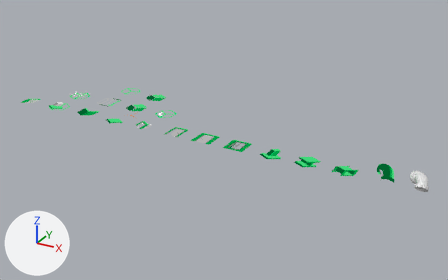
The Blender file src/blenderbim/blenderbim_icons.blend, before and after one commit.
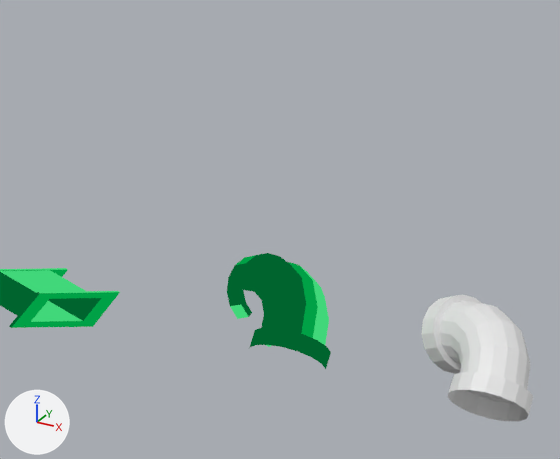
The first picture shows the older version from a 50 mm camera at (8.2, -31.2, 16.0) aimed at (-10.6, 2.9, -1.0). The close-ups show both versions on the part from 76% to 97% of the width and 43% to 71% of the height of that picture; other places that the commit changed are outside them. The lights are fixed; the arrows at lower left show +X, +Y and +Z.
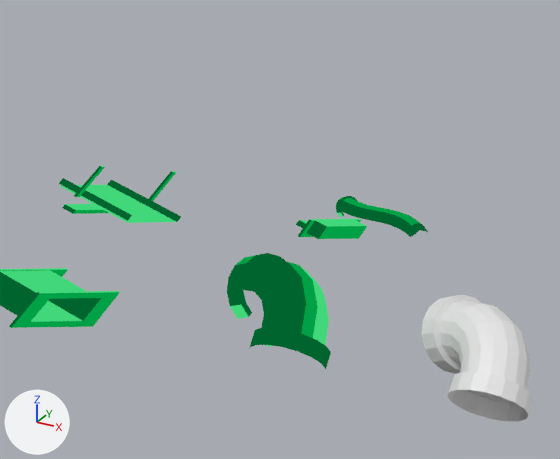
Where the change shows, as pixel boxes [x1, y1, x2, y2] in the close-ups (560 x 459 px):
'Cube.028', added: after [59, 166, 181, 223]
    faces in mat_green_light: [59, 166, 176, 223]
    faces in mat_green_dark: [59, 166, 181, 222]
    faces in mat_green_mid: [73, 167, 176, 214]
'Cube.029', added: after [296, 196, 428, 239]
    faces in mat_green_dark: [296, 196, 428, 239]
    faces in mat_green_mid: [300, 197, 421, 239]
    faces in mat_green_light: [300, 213, 366, 227]

Patch to the scene script:
```diff
--- a/src/blenderbim/blenderbim_icons.blend.py
+++ b/src/blenderbim/blenderbim_icons.blend.py
@@ me_circle_021 @@
+me_circle_021.from_pydata([(-1.0, -1.0, 0.0), (1.0, -1.0, 0.0), (-1.0, 1.0, 0.0), (1.0, 1.0, 0.0), (-0.79, -0.79, 0.0), (0.79, -0.79, 0.0), (-0.79, 0.79, 0.0), (0.79, 0.79, 0.0)], [(2, 0), (0, 1), (1, 3), (3, 2), (6, 4), (4, 5), (5, 7), (7, 6)], [])
+me_circle_021.materials.append(mat_theme_general_base_004)
@@ me_cube_030 @@
+me_cube_030.from_pydata(...)  # 158 vertices, 104 faces, 4 loose edges; spans x 2.326..3.696, y 0.652..1.53, z -0.169..0.449
+# faces by material slot: [15, 47, 42]
+me_cube_030.materials.append(mat_green_light)
+me_cube_030.materials.append(mat_green_dark)
+me_cube_030.materials.append(mat_green_mid)
@@ me_cube_028 @@
+me_cube_028.from_pydata(...)  # 35 vertices, 12 faces, 2 loose edges; spans x 2.33..3.68, y 0.34..1.85, z -0.06..0.06
+# faces by material slot: [4, 5, 3]
+me_cube_028.materials.append(mat_green_light)
+me_cube_028.materials.append(mat_green_dark)
+me_cube_028.materials.append(mat_green_mid)
@@ me_circle_020 @@
+me_circle_020.from_pydata([(-1.0, -1.0, 0.0), (1.0, -1.0, 0.0), (-1.0, 1.0, 0.0), (1.0, 1.0, 0.0), (-0.79, -0.79, 0.0), (0.79, -0.79, 0.0), (-0.79, 0.79, 0.0), (0.79, 0.79, 0.0)], [(2, 0), (0, 1), (1, 3), (3, 2), (6, 4), (4, 5), (5, 7), (7, 6)], [])
+me_circle_020.materials.append(mat_theme_general_base_004)
@@ ob_cube_029 @@
+ob_cube_029 = bpy.data.objects.new('Cube.029', me_cube_030)
+ob_cube_029.parent = ob_ops_authoring_cable
+ob_cube_029.matrix_parent_inverse = Matrix(((1.0, 0.0, 0.0, -1.206), (0.0, 1.0, 0.0, -3.001), (0.0, 0.0, 1.0, 0.0), (0.0, 0.0, 0.0, 1.0)))
+ob_cube_029.location = (-1.789, 2.001, 0.0)
@@ ob_ops_authoring_cable @@
+ob_ops_authoring_cable = bpy.data.objects.new('ops.authoring.cable', me_circle_021)
+ob_ops_authoring_cable.location = (1.206, 3.001, 0.0)
@@ ob_cube_028 @@
+ob_cube_028 = bpy.data.objects.new('Cube.028', me_cube_028)
+ob_cube_028.parent = ob_ops_authoring_cablecarrier
+ob_cube_028.matrix_parent_inverse = Matrix(((1.0, 0.0, 0.0, 1.212), (0.0, 1.0, 0.0, -3.001), (0.0, 0.0, 1.0, 0.0), (0.0, 0.0, 0.0, 1.0)))
+ob_cube_028.location = (-4.207, 2.001, 0.0)
@@ ob_ops_authoring_cablecarrier @@
+ob_ops_authoring_cablecarrier = bpy.data.objects.new('ops.authoring.cablecarrier', me_circle_020)
+ob_ops_authoring_cablecarrier.location = (-1.212, 3.001, 0.0)
```
